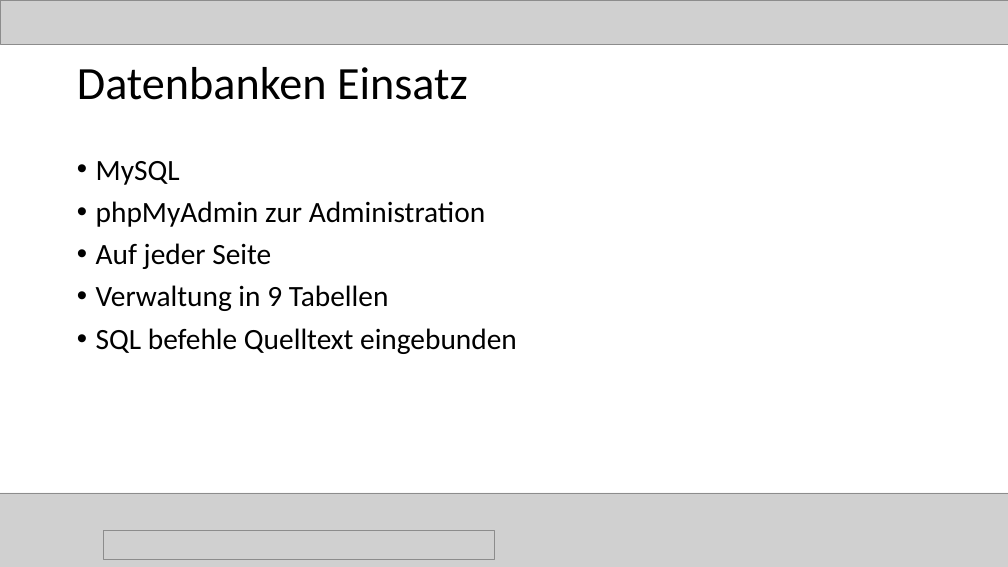
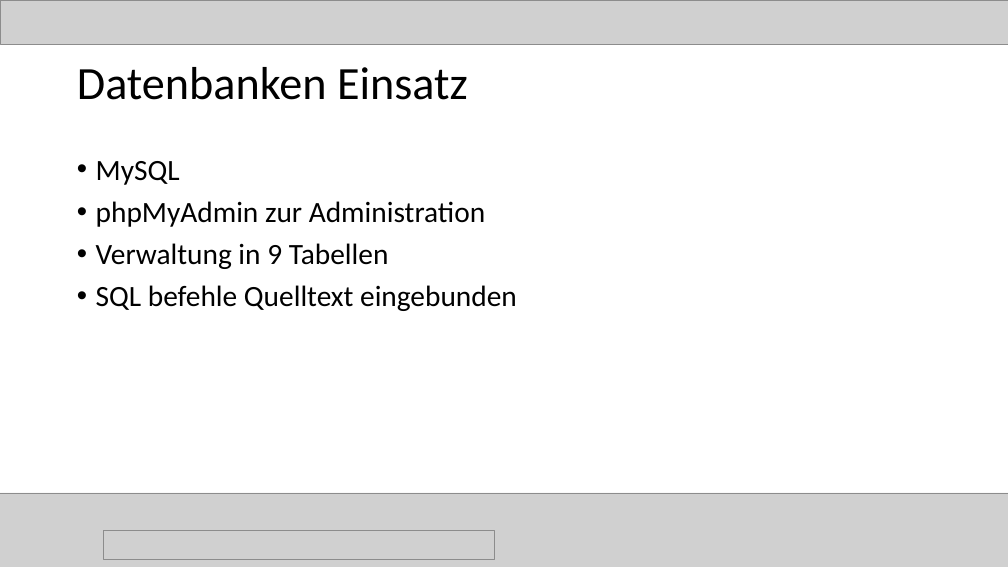
Before and after one commit to magharmi/StudentenFuerStudenten, a slide deck: slide 14 of Power Point/final.pptx. Drawn at 1008x567 pixels with LibreOffice and Linux fonts; fonts in the diff are those of the drawing; grey boxes stand for pictures. Boxes give left, top, right and bottom in pixels: in the first picture for what was removed or moved away, otherwise in the second. Text is boxed around its words. In the diff, an @@ line names an element or a change of style, - is before the commit and + after.

```diff
--- a/Power Point/final.pptx
+++ b/Power Point/final.pptx
@@ text at (x1=96, y1=243, x2=271, y2=269): paragraph removed @@
-• Auf jeder Seite
```
Also in this commit, not shown: 8 other slides changed.
